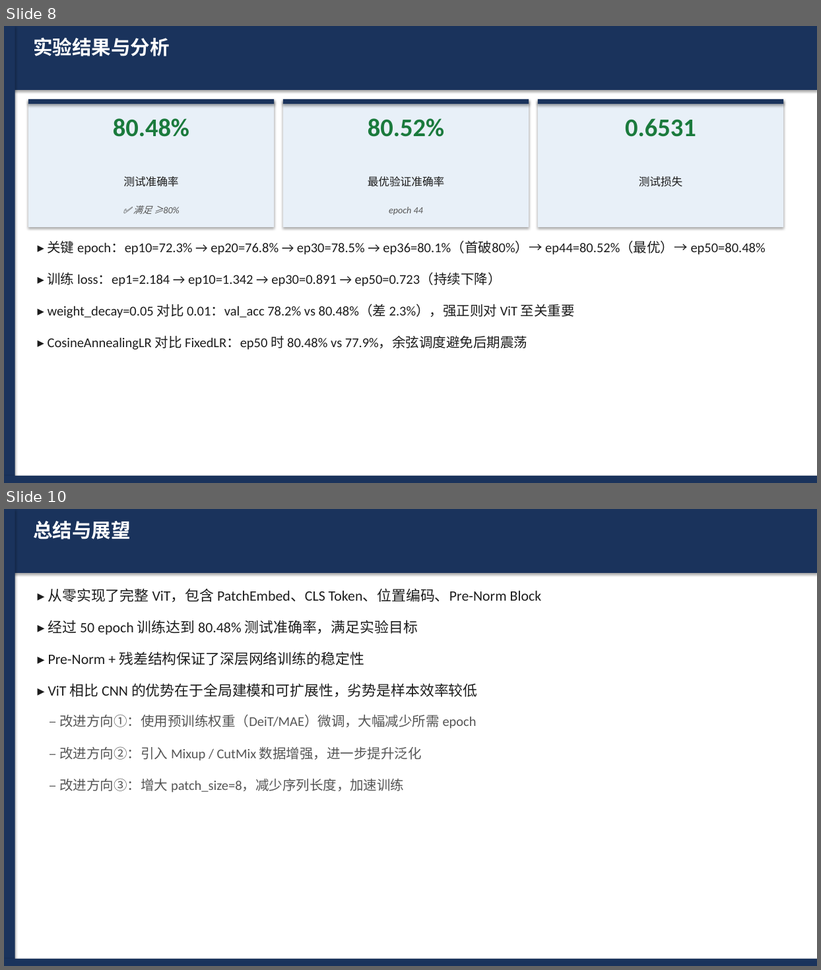
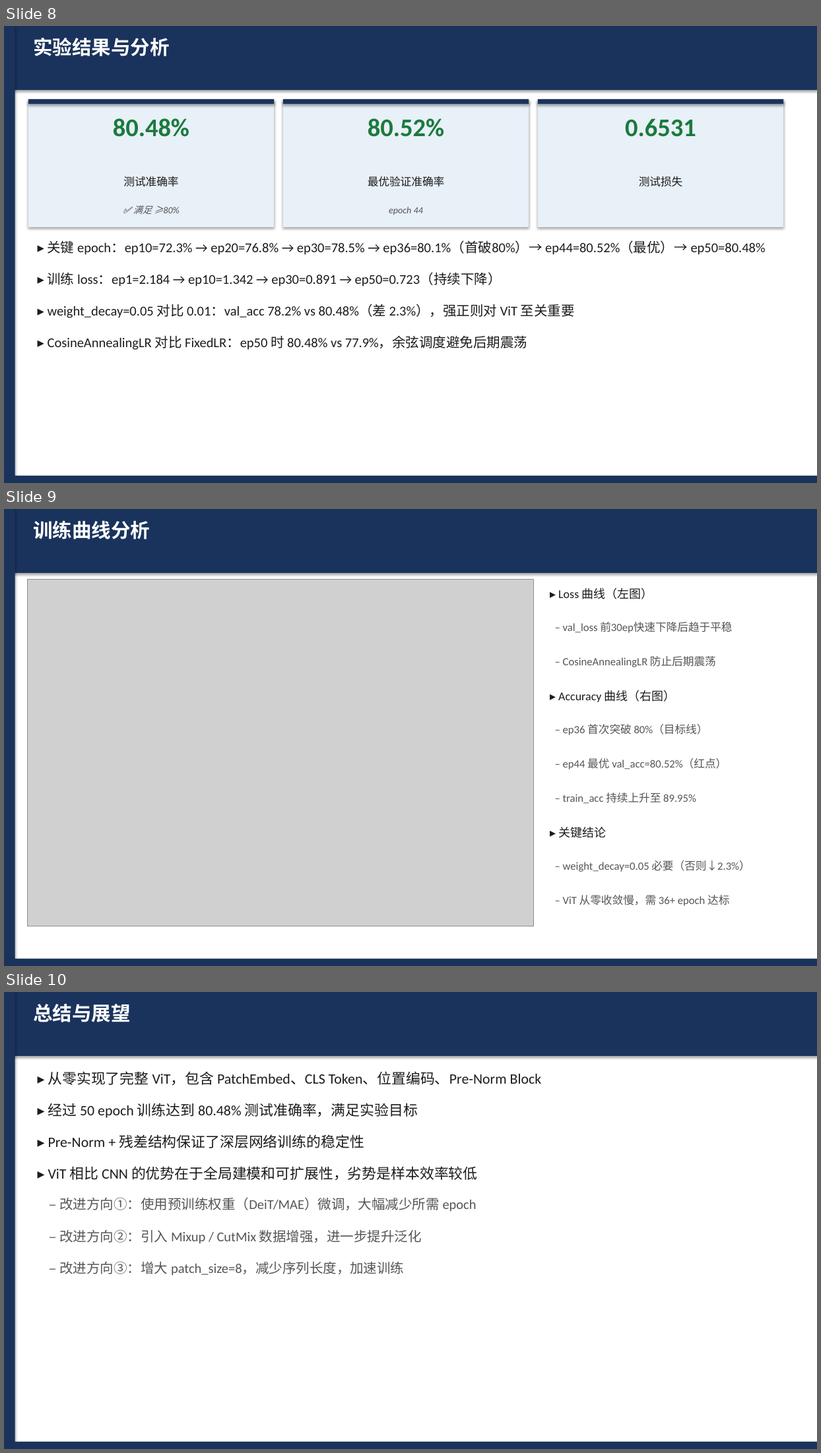
Before and after one commit to WevYang/deep_learning_task, a slide deck: reports/exp2_vit_cifar10.pptx. Shown one above the other, each under a label of ours: slides 8 and 10 before the commit, slides 8, 9 and 10 after it; the slides between them are not shown. The pictures are 821x970 and 821x1453 pixels, drawn with LibreOffice and Linux fonts; fonts in the diff are those of the drawing; grey boxes stand for pictures. Boxes give left, top, right and bottom in pixels: in the first picture for what was removed or moved away, otherwise in the second. Text is boxed around its words. In the diff, an @@ line names an element or a change of style, - is before the commit and + after.

```diff
--- a/reports/exp2_vit_cifar10.pptx
+++ b/reports/exp2_vit_cifar10.pptx
@@ slide 9 added at box(4, 509, 817, 966), background #FFFFFF @@
@@ rectangle added at box(4, 509, 817, 573), fill #1A335C @@
@@ rectangle added at box(4, 509, 15, 966), fill #1A335C @@
@@ text added at box(33, 521, 150, 539), 23 pt, text #FFFFFF, bold @@
+训练曲线分析
@@ picture added at box(27, 579, 533, 927) @@
@@ text added at box(558, 588, 653, 599), 14 pt, text #1C1C1C @@
+▸ Loss 曲线（左图）
@@ text added at box(563, 622, 732, 633), 13 pt, text #555555 @@
+– val_loss 前30ep快速下降后趋于平稳
@@ text added at box(563, 656, 716, 667), 13 pt, text #555555 @@
+– CosineAnnealingLR 防止后期震荡
@@ text added at box(558, 691, 676, 702), 14 pt, text #1C1C1C @@
+▸ Accuracy 曲线（右图）
@@ text added at box(563, 724, 708, 735), 13 pt, text #555555 @@
+– ep36 首次突破 80%（目标线）
@@ text added at box(563, 758, 727, 770), 13 pt, text #555555 @@
+– ep44 最优 val_acc=80.52%（红点）
@@ text added at box(563, 793, 696, 803), 13 pt, text #555555 @@
+– train_acc 持续上升至 89.95%
@@ text added at box(558, 827, 606, 838), 14 pt, text #1C1C1C @@
+▸ 关键结论
@@ text added at box(563, 861, 750, 872), 13 pt, text #555555 @@
+– weight_decay=0.05 必要（否则↓2.3%）
@@ text added at box(563, 895, 729, 906), 13 pt, text #555555 @@
+– ViT 从零收敛慢，需 36+ epoch 达标
@@ rectangle added at box(4, 959, 817, 966), fill #1A335C @@
```
Also in this commit, not shown: 1 slide removed, 4 other files.
